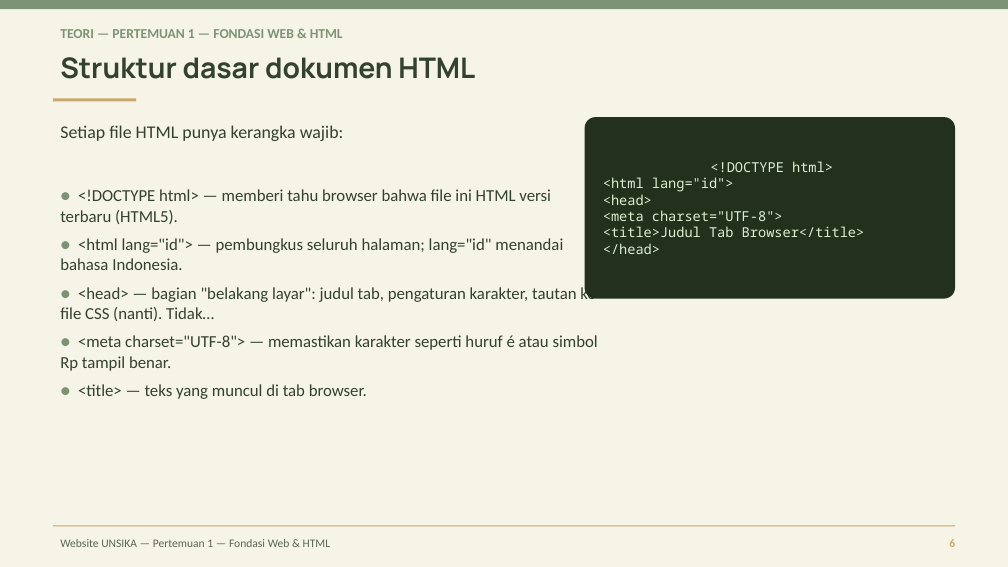
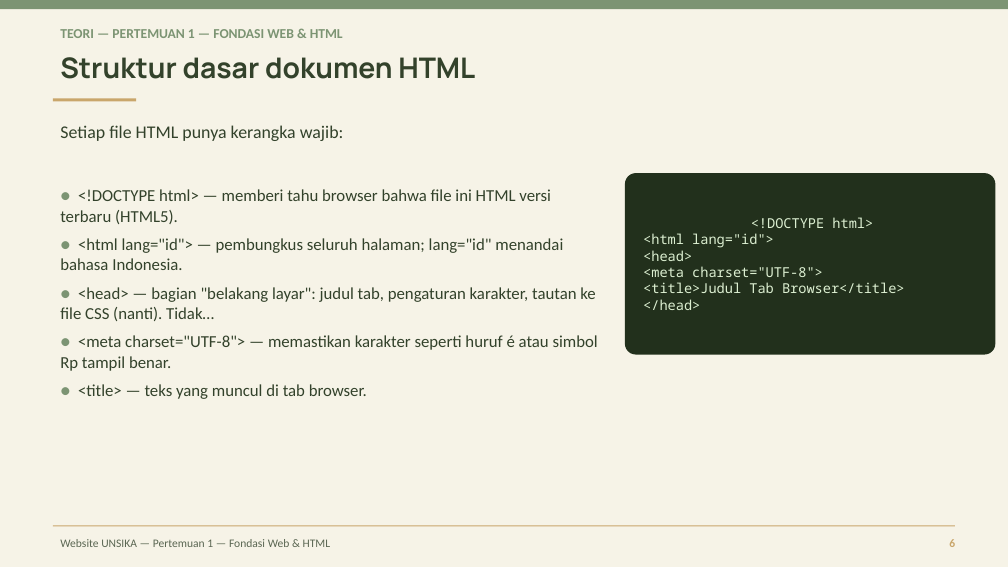
Before and after one commit to vnymyz/Website-Development-UNSIKA-Study-Club, a slide deck: slide 8 of materi-pertemuan/pert1-code/pertemuan-1-web.pptx (slide 7 before the commit). Drawn at 1008x567 pixels with LibreOffice and Linux fonts; fonts in the diff are those of the drawing. Boxes give left, top, right and bottom in pixels: in the first picture for what was removed or moved away, otherwise in the second. Text is boxed around its words. In the diff, an @@ line names an element or a change of style, - is before the commit and + after.

```diff
--- a/materi-pertemuan/pert1-code/pertemuan-1-web.pptx
+++ b/materi-pertemuan/pert1-code/pertemuan-1-web.pptx
@@ rounded rectangle "<!DOCTYPE html>": place and size @@
-rounded rectangle "<!DOCTYPE html>" at (585,117,955,299)
+rounded rectangle "<!DOCTYPE html>" at (625,173,996,355)
```
Also in this commit, not shown: 1 slide added, 1 other file.
